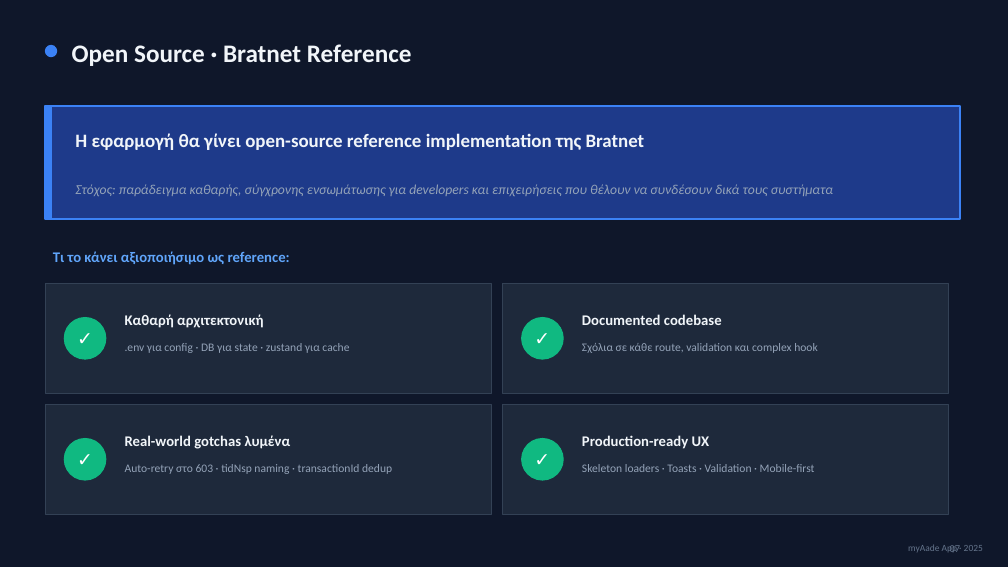
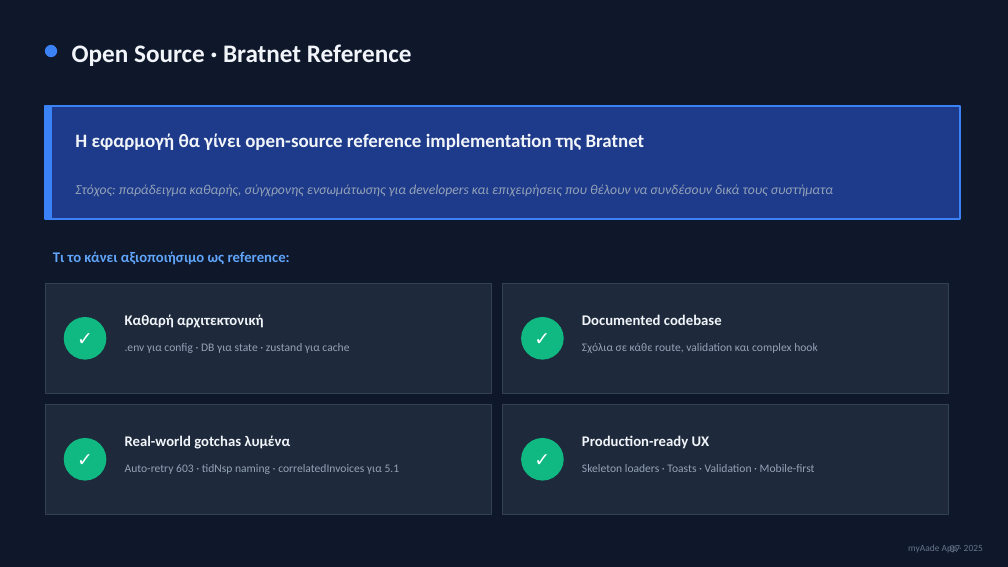
Before and after one commit to Retsos/myaade, a slide deck: slide 7 of presentation/myAade-Presentation.pptx. Drawn at 1008x567 pixels with LibreOffice and Linux fonts; fonts in the diff are those of the drawing. Boxes give left, top, right and bottom in pixels: in the first picture for what was removed or moved away, otherwise in the second. Text is boxed around its words. In the diff, an @@ line names an element or a change of style, - is before the commit and + after.

```diff
--- a/presentation/myAade-Presentation.pptx
+++ b/presentation/myAade-Presentation.pptx
@@ text at box(125, 464, 400, 474): text changed @@
-Auto-retry στο 603 · tidNsp naming · transactionId dedup
+Auto-retry 603 · tidNsp naming · correlatedInvoices για 5.1
```
Also in this commit, not shown: 2 other slides changed, 15 other files.
